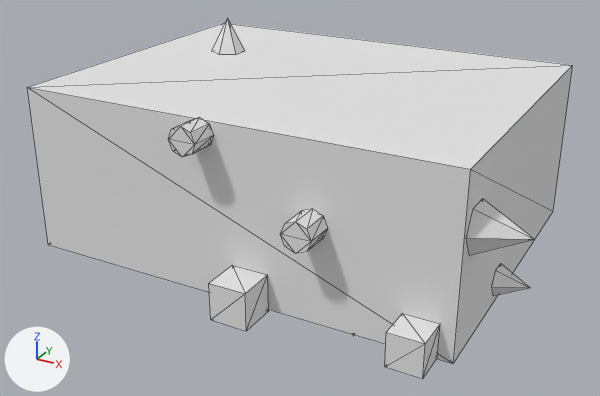
Before and after pictures for a commit that changed the glTF model public/Objects/object05_low.glb.
Both versions are drawn from a 50 mm camera at (2.26, -4.26, 1.82) aimed at (0.01, -0.17, -0.23). Every picture has the same lights, and +X, +Y and +Z are marked at lower left. The first picture is the older version. Mesh edges are drawn as thin lines. Vertices at exactly the same position are counted once.

The first picture shows 'object05_low'.
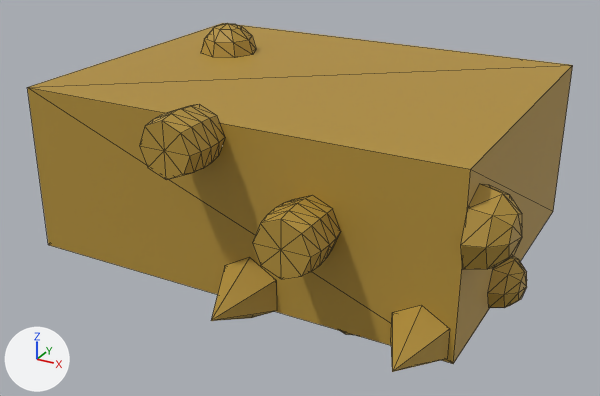
The change, as a list of edits to the scene's bpy script:
```text
Change mat_mat_object05_low:
    mat_mat_object05_low.base_color: (0.78, 0.78, 0.78) -> (0.45, 0.28, 0.04)  # white #e5e5e5 -> yellow #b39038
Change me_cube_060:
    used by ob_object05_low; location = (0.0, 0.0, 0.0)
    verts and faces of me_cube_060; kept vertices keep their numbers, new ones are numbered from 132
    before: 109 (1.3, -0.24, -0.37), 110 (1.3, -0.29, -0.45), 111 (1.3, -0.38, -0.45) at pixel (493, 295), 112 (1.3, -0.42, -0.37) at pixel (491, 286), 113 (1.3, -0.38, -0.29) at pixel (495, 270)
    before: 114 (1.3, -0.29, -0.29) at pixel (500, 263), 115 (1.48, -0.33, -0.37) at pixel (530, 287)
    remove me_cube_060.from_pydata(...)  # 132 vertices, 212 faces; spans x -1.3..1.57, y -1.22..1.26, z -0.73..0.72
    add me_cube_060.from_pydata(...)  # 267 vertices, 482 faces; spans x -1.3..1.52, y -1.37..1.39, z -0.69..0.69
    me_cube_060 part 1: the loose piece of 7 vertices spanning x -0.87..-0.68, y 0.16..0.38, z 0.5..0.72 is turned 90 degrees about the x axis through its middle and scaled by 1.68, then moved by (0.93, -1.45, -1.01)
    me_cube_060 part 2: a new loose piece, a 6-sided cone pointing to -y spanning x 0.98..1.27, y -1.34..-1.0, z -0.56..-0.23, in mat_mat_object05_low (yellow #b39038)
    me_cube_060 part 3: the loose piece of 7 vertices spanning x 1.3..1.57, y -0.97..-0.7, z 0.04..0.28 is rebuilt with 25 vertices and now spans x 1.3..1.52, y -1.05..-0.62, z -0.06..0.37
    me_cube_060 part 4: a new loose piece of 42 vertices spanning x -0.28..0.06, y -1.3..-1.0, z 0.26..0.6, in mat_mat_object05_low (yellow #b39038)
    me_cube_060 part 5: a new loose piece of 42 vertices spanning x 0.36..0.71, y -1.31..-1.0, z -0.11..0.23, in mat_mat_object05_low (yellow #b39038)
    me_cube_060 part 6: a new loose piece of 25 vertices spanning x -0.96..-0.59, y 0.08..0.45, z 0.5..0.69, in mat_mat_object05_low (yellow #b39038)
    me_cube_060 part 7: a new loose piece of 25 vertices spanning x 1.3..1.46, y -0.49..-0.17, z -0.53..-0.21, in mat_mat_object05_low (yellow #b39038)
    me_cube_060 part 8: 7 loose pieces with 84 vertices, spanning x -0.49..1.22, y -1.22..1.24, z -0.53..0.51, are deleted
    me_cube_060 part 9
    add delete_vertices([*range(109, 116)])  # with the faces that use them
    other edits to the shape of me_cube_060 do not show in these pictures
```

Location of each change, [x1, y1, x2, y2] in pixels of the pictures (600 x 396 px; the box of a moved part takes in the faces that stretch with it):
'object05_low', recoloured, reshaped (darker): before [27, 18, 573, 379]; after [27, 23, 573, 372]
part 1 of me_cube_060, moved or reshaped: before [212, 18, 245, 55]; after [211, 257, 277, 321]
part 2 of me_cube_060, added: after [391, 305, 450, 372]
part 3 of me_cube_060, rebuilt (10% narrower, 50% taller): before [466, 198, 534, 255]; after [461, 184, 522, 270]
part 4 of me_cube_060, added: after [139, 104, 225, 180]
part 5 of me_cube_060, added: after [252, 196, 341, 279]
part 6 of me_cube_060, added: after [201, 23, 256, 58]
part 7 of me_cube_060, added: after [488, 256, 527, 308]
part 8 of me_cube_060, deleted: before [168, 117, 440, 379]
part 9 of me_cube_060, deleted: before [492, 264, 530, 296]
